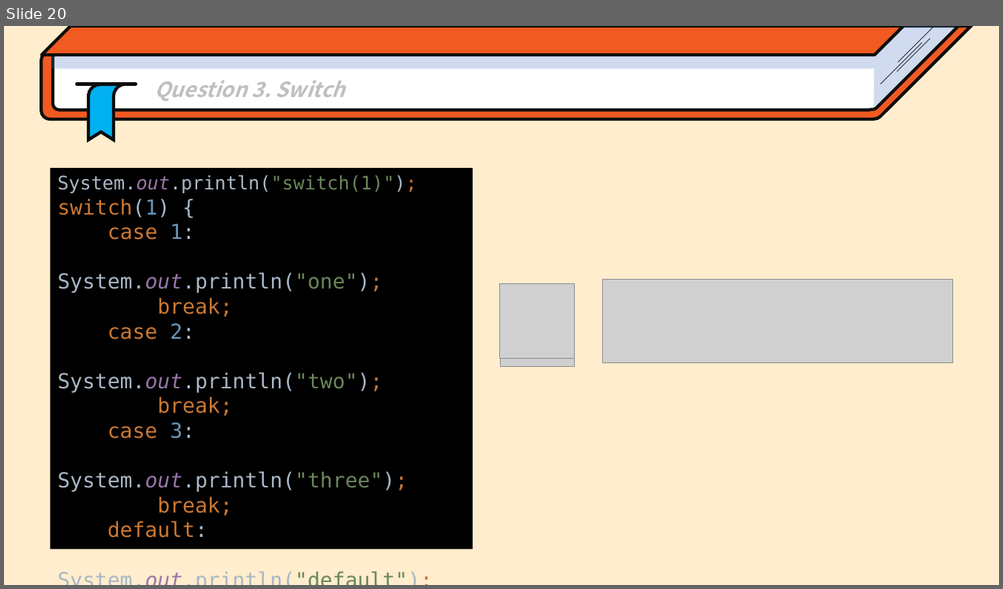
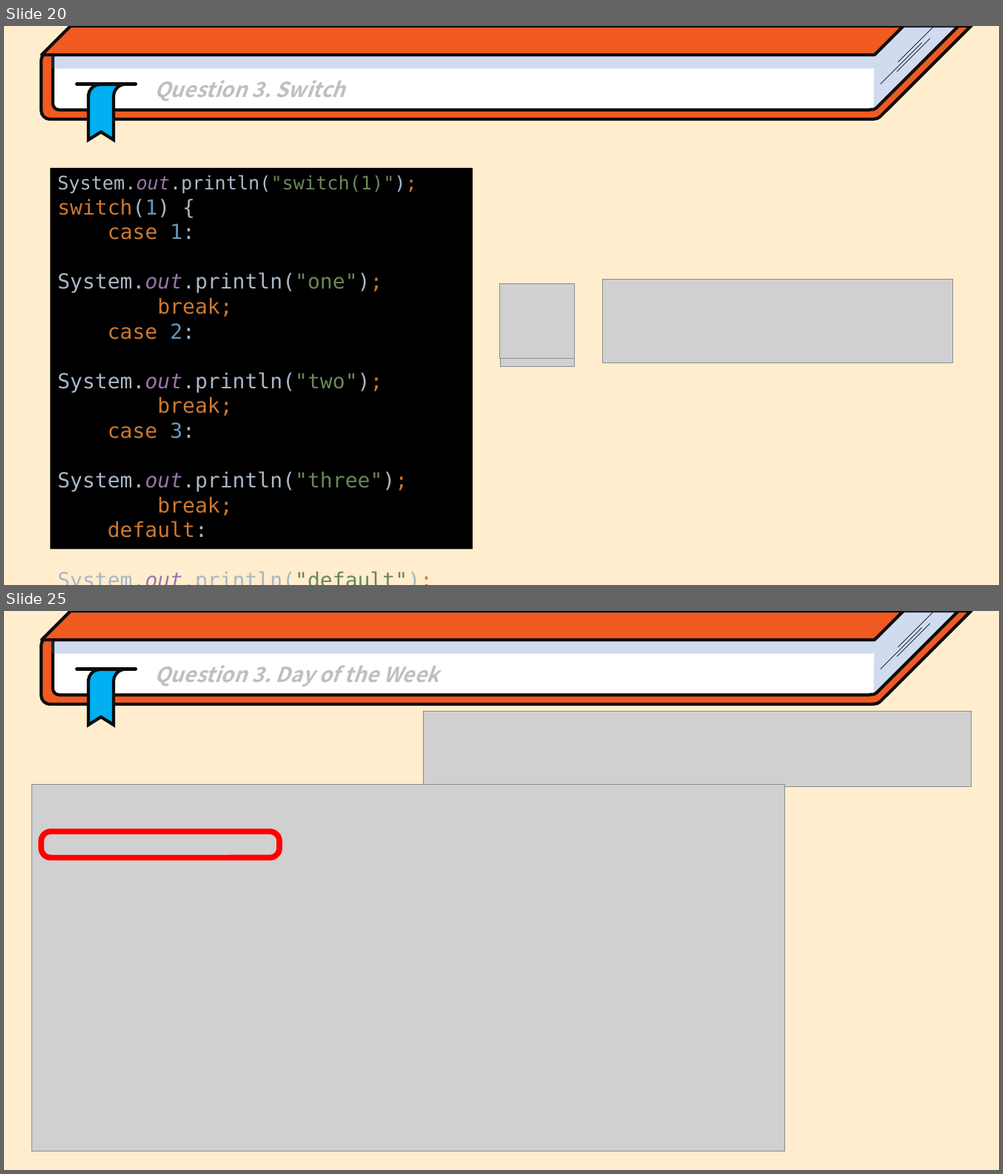
Before and after one commit to Park-Minjoo/ObjectOrientedProgramming_2023_JIU, a slide deck: Practice/Chap3/Chap3_If-statement.pptx. Shown one above the other, each under a label of ours: slide 20 before the commit, slides 20 and 25 after it; the slides between them are not shown. The pictures are 1003x589 and 1003x1174 pixels, drawn with LibreOffice and Linux fonts; fonts in the diff are those of the drawing; grey boxes stand for pictures. Boxes give left, top, right and bottom in pixels: in the first picture for what was removed or moved away, otherwise in the second. Text is boxed around its words. In the diff, an @@ line names an element or a change of style, - is before the commit and + after.

```diff
--- a/Practice/Chap3/Chap3_If-statement.pptx
+++ b/Practice/Chap3/Chap3_If-statement.pptx
@@ slide 25 added at (x1=4, y1=611, x2=999, y2=1170), background #FFEDCD @@
@@ group added at (x1=41, y1=611, x2=971, y2=724): 4 freeform shapes, 4 lines, 1 parallelogram @@
@@ text added at (x1=154, y1=665, x2=438, y2=686), 20 pt, text #BFBFBF, bold, italic @@
+  Question 3. Day of the Week
@@ picture added at (x1=424, y1=711, x2=971, y2=786) @@
@@ picture added at (x1=32, y1=785, x2=785, y2=1152) @@
@@ rounded rectangle added at (x1=41, y1=832, x2=279, y2=858), outline #FF0000 5.5 pt @@
```
Also in this commit, not shown: 19 other slides added, 1 other file.
